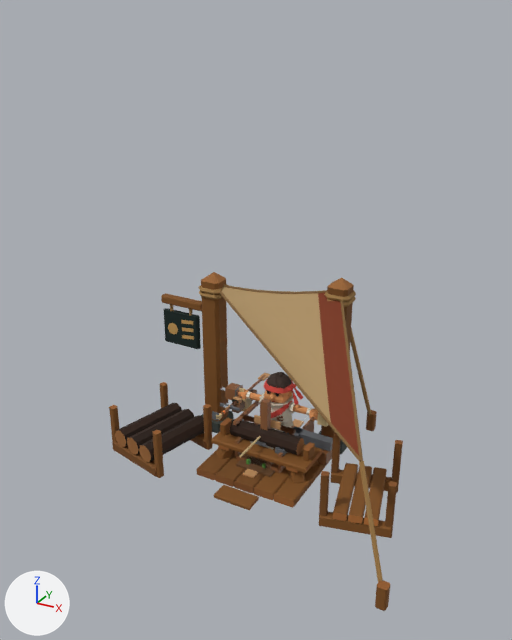
The glTF model crew-meshy-v15/viewer/deckhand-v15.glb as it was, and as the next commit left it.
Camera for both pictures: a 50 mm lens placed at (4.4, -8.76, 6.5), pointed at (0.01, -0.77, 2.5). The lights are fixed; the arrows at lower left show +X, +Y and +Z. The older version comes first. Where no turn or scale is listed for an object, it has been applied to the vertices.

In view in the first picture: 'Bench_Cutting', 'Deckhand_v15', 'Input_Log_03', 'Mill_CanvasHem', 'Mill_GroundTies', 'Mill_InputCradle', 'Mill_OutputRack', 'Mill_Pillars', 'Mill_TradeSign', 'Mill_TriangularCanvas', 'Mill_WorkPlatform', 'Mill_Workbench', 'prop__Chop__0' and 27 more.
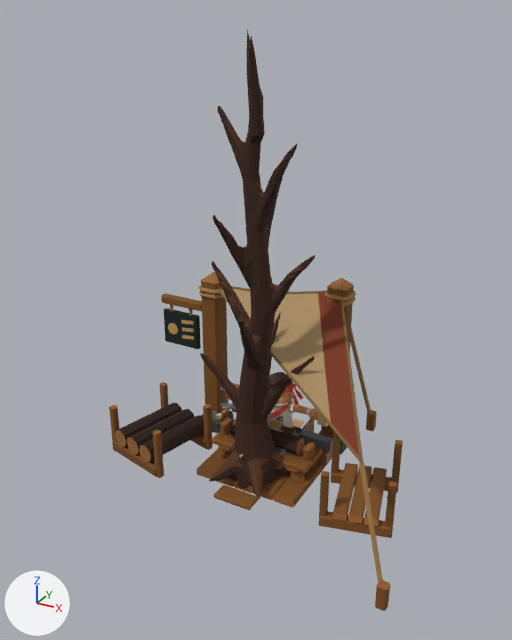
Edits to the bpy script that builds the scene:
```text
Add mat_tree_b1_vertexcolor:
    mat_tree_b1_vertexcolor = bpy.data.materials.new('Tree_B1_VertexColor')
    # nodes: BsdfPrincipled, Mix, OutputMaterial, VertexColor
    # colours: white #e7e7e7, mixed with the vertex colours
Add me_trunk_001:
    me_trunk_001.from_pydata(...)  # 919 vertices, 1834 faces; spans x -0.84..0.89, y -0.72..0.72, z -0.1..6.28
    me_trunk_001.materials.append(mat_tree_b1_vertexcolor)
Remove ob_prop__chop__0:
    ob_prop__chop__0 = bpy.data.objects.new('prop__Chop__0', me_prop__chop__0)
    ob_prop__chop__0.location = (0.0, 0.0, 0.0)
Add ob_tree_b1_wood:
    ob_tree_b1_wood = bpy.data.objects.new('Tree_B1_Wood', me_trunk_001)
    ob_tree_b1_wood.location = (0.01, -0.84, 0.0)
```

Location of each change, (x1, y1, x2, y2) in pixels of the pictures (512 x 640 px):
'Tree_B1_Wood', added: after (200, 30, 315, 499)
'prop__Chop__0', deleted: before (244, 454, 273, 469)
